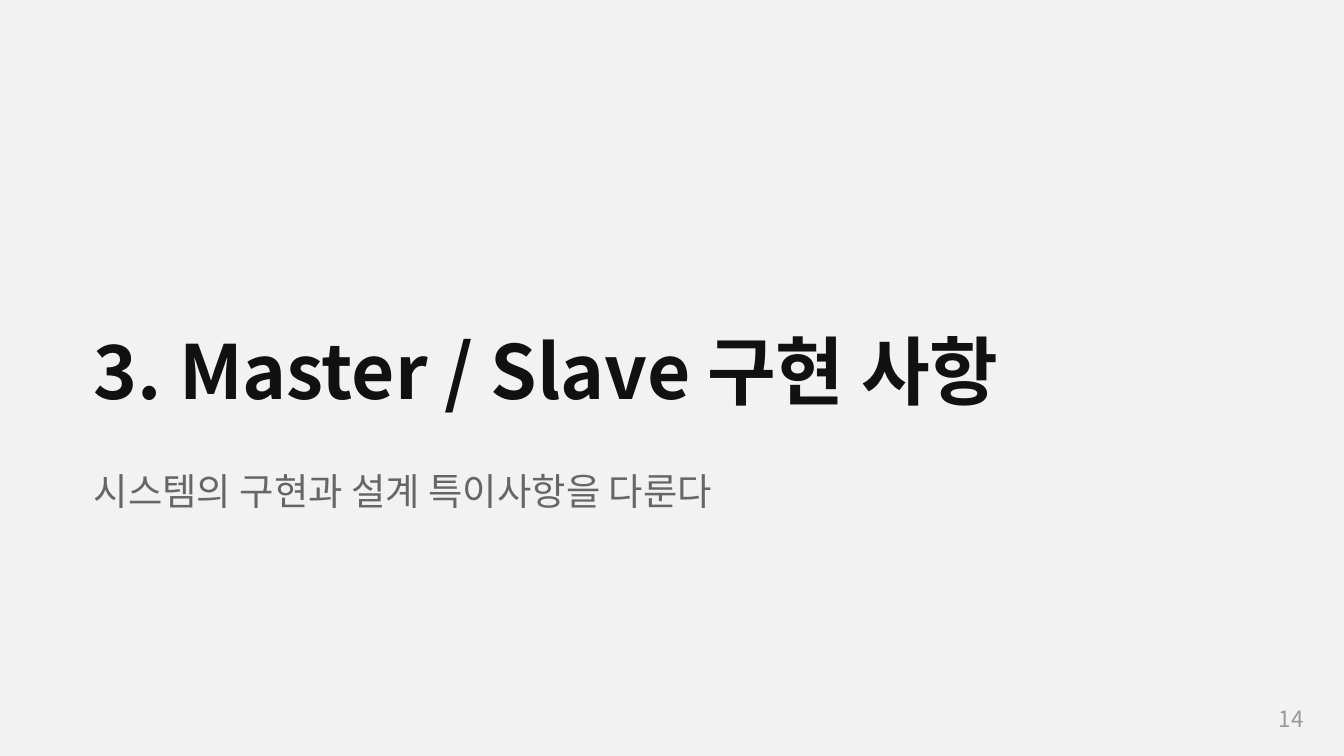
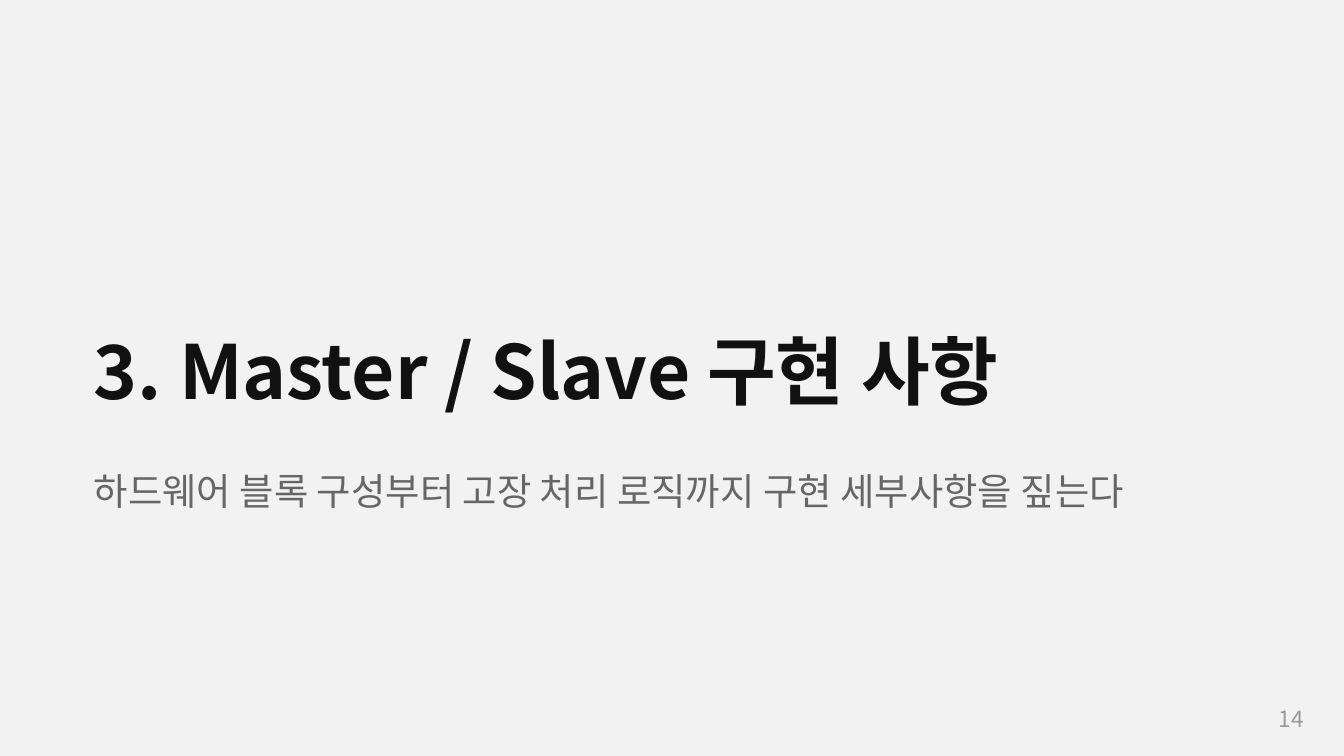
Before and after one commit to Woodong02/SoC_Design_and_Programming, a slide deck: slide 14 of presentation_full.pptx. Drawn at 1344x756 pixels with LibreOffice and Linux fonts; fonts in the diff are those of the drawing. Boxes give left, top, right and bottom in pixels: in the first picture for what was removed or moved away, otherwise in the second. Text is boxed around its words. In the diff, an @@ line names an element or a change of style, - is before the commit and + after.

```diff
--- a/presentation_full.pptx
+++ b/presentation_full.pptx
@@ text at (94, 474, 1124, 508): text changed @@
-시스템의 구현과 설계 특이사항을 다룬다
+하드웨어 블록 구성부터 고장 처리 로직까지 구현 세부사항을 짚는다
```
Also in this commit, not shown: 3 other slides changed, 5 other files.
